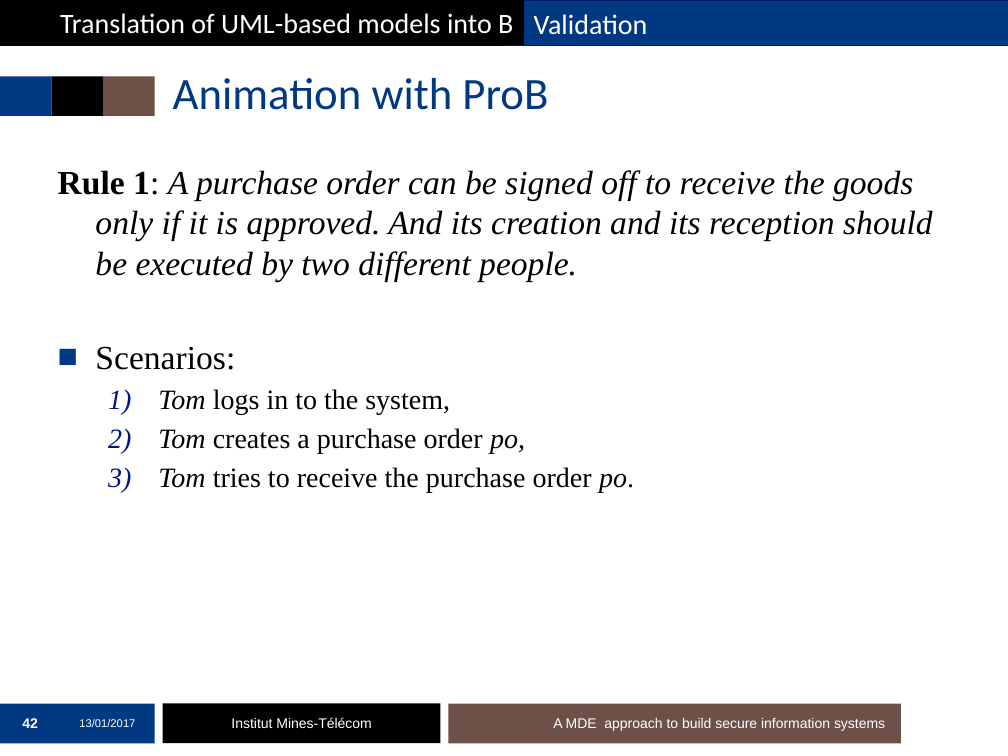
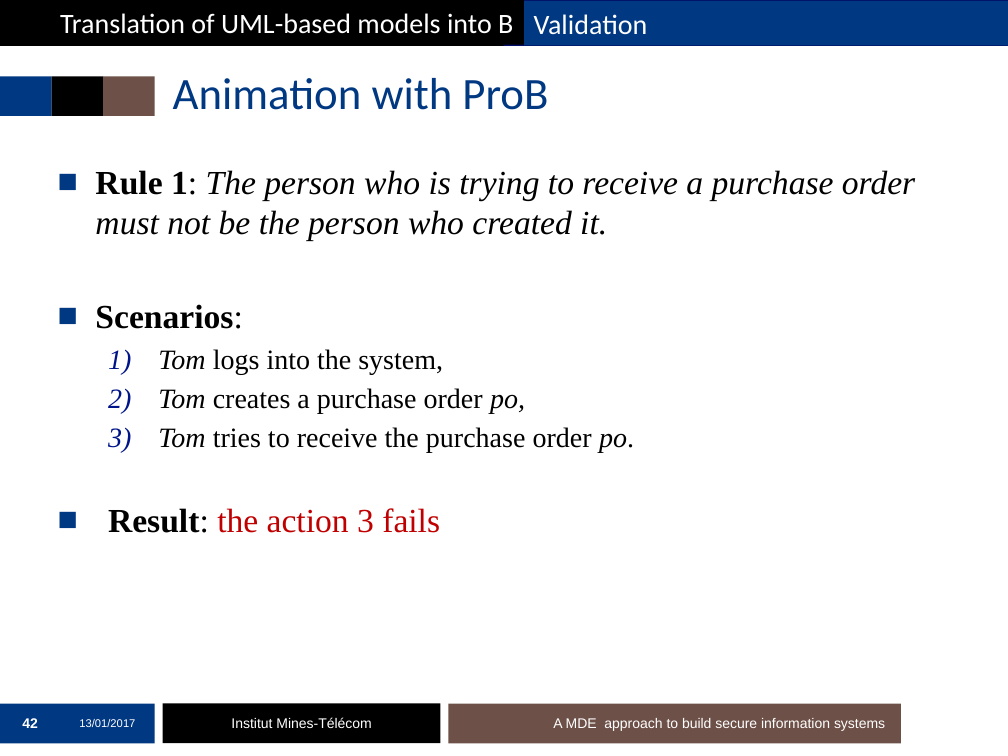
Before and after one commit to mai-ng/phdDefense, a slide deck: slide 42 of slides/presentation-defense.pptx. Drawn at 1008x756 pixels with LibreOffice and Linux fonts; fonts in the diff are those of the drawing; background and template pictures are left out. Boxes give left, top, right and bottom in pixels: in the first picture for what was removed or moved away, otherwise in the second. Text is boxed around its words. In the diff, an @@ line names an element or a change of style, - is before the commit and + after.

```diff
--- a/slides/presentation-defense.pptx
+++ b/slides/presentation-defense.pptx
@@ text at [95,170,915,241]: text changed @@
-Rule 1: A purchase order can be signed off to receive the goods only if it is approved. And its creation and its reception should be executed by two different people.
+■ Rule 1: The person who is trying to receive a purchase order must not be the person who created it.
@@ text at [95,304,242,329]: bold on in "Scenarios:" @@
@@ text at [158,349,443,374]: spaces changed @@
-  1) Tom logs in to the system,
+  1) Tom logs into the system,
@@ text at [108,508,440,533]: paragraph added @@
+■ Result: the action 3 fails
```
Also in this commit, not shown: 12 other slides changed.
